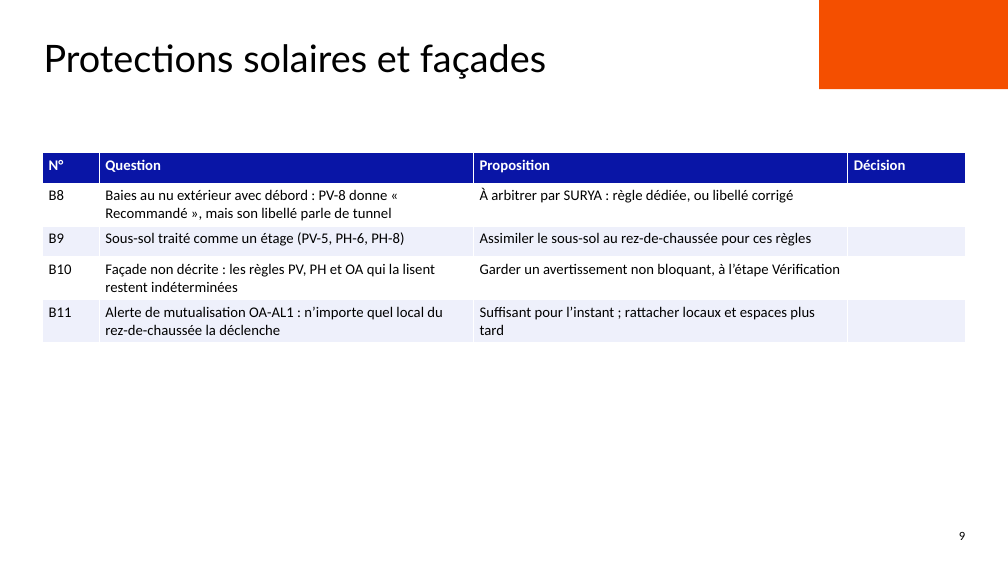
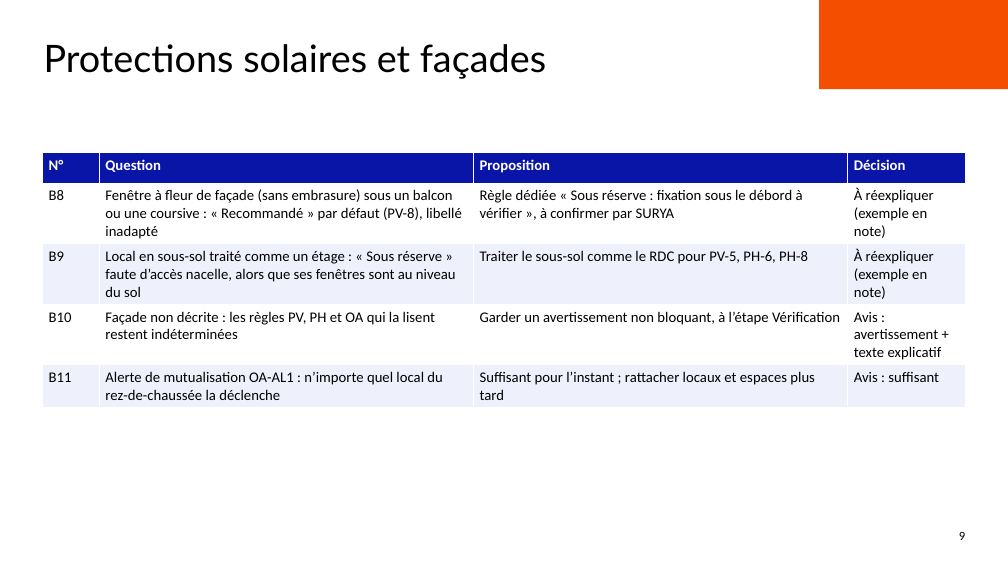
Before and after one commit to benjaminlallemand44/outilplancanicule_methodosurya, a slide deck: slide 9 of docs/presentation/Points_a_trancher_reunion.pptx. Drawn at 1008x567 pixels with LibreOffice and Linux fonts; fonts in the diff are those of the drawing; background and template pictures are left out. Boxes give left, top, right and bottom in pixels: in the first picture for what was removed or moved away, otherwise in the second. Text is boxed around its words. In the diff, an @@ line names an element or a change of style, - is before the commit and + after.

```diff
--- a/docs/presentation/Points_a_trancher_reunion.pptx
+++ b/docs/presentation/Points_a_trancher_reunion.pptx
@@ table at bbox=[42, 153, 965, 404] @@
-row 2: B8 | Baies au nu extérieur avec débord : PV-8 donne « Recommandé », mais son libellé parle de tunnel | À arbitrer par SURYA : règle dédiée, ou libellé corrigé | 
+row 2: B8 | Fenêtre à fleur de façade (sans embrasure) sous un balcon ou une coursive : « Recommandé » par défaut (PV-8), libellé inadapté | Règle dédiée « Sous réserve : fixation sous le débord à vérifier », à confirmer par SURYA | À réexpliquer (exemple en note)
-row 3: B9 | Sous-sol traité comme un étage (PV-5, PH-6, PH-8) | Assimiler le sous-sol au rez-de-chaussée pour ces règles | 
+row 3: B9 | Local en sous-sol traité comme un étage : « Sous réserve » faute d’accès nacelle, alors que ses fenêtres sont au niveau du sol | Traiter le sous-sol comme le RDC pour PV-5, PH-6, PH-8 | À réexpliquer (exemple en note)
-row 4, column 4: 
+row 4, column 4: Avis : avertissement + texte explicatif
-row 5, column 4: 
+row 5, column 4: Avis : suffisant
```
Also in this commit, not shown: 7 other slides changed, 4 other files.
